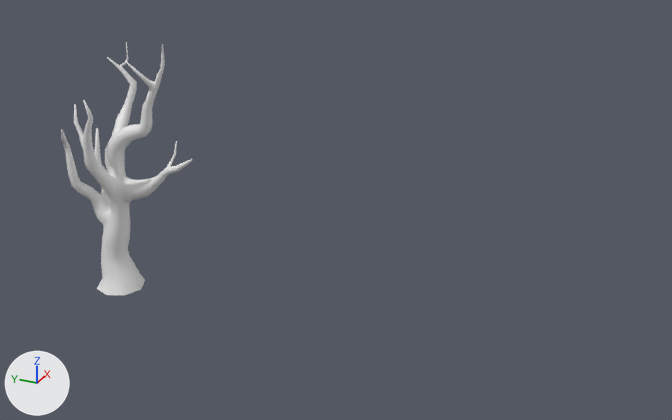
A saved change to the Blender file Data/Blender/Shaina/trees.blend.
Both versions are drawn from a 50 mm lens placed at (-115.3, -93.1, 79.6), pointed at (-0.1, -41.3, 22.1). Arrows for +X, +Y and +Z are at lower left; the lights stay in place. Materials are left out; every surface is plain grey.

The first picture shows 'Tree_03'.
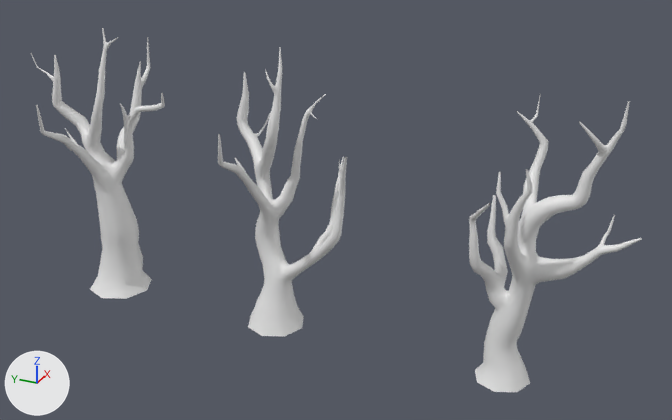
Where the change shows, as pixel boxes (x1, y1, x2, y2) in the pictures (672 x 420 px; the box of a moved part takes in the faces that stretch with it):
'Tree_03', reshaped, moved (31% wider, 18% taller)
    before: (61, 42, 193, 295)
    after: (469, 94, 642, 392)
'Tree_02', shown
    after: (218, 47, 347, 336)
'Tree_01', shown
    after: (31, 28, 165, 299)
part 1 of me_cylinder_006, moved or reshaped
    before: (61, 61, 193, 244)
    after: (490, 121, 609, 333)

What the commit changed:
me_cylinder_006 is used by ob_tree_03; location (0.0, 0.0, 0.0); scale (0.837, 0.837, 0.837).
me_cylinder_006 had 936 vertices, 928 faces and spanned x -9.6..9.8, y -19.8..6.7, z 0.0..52.7.
me_cylinder_006 now has 967 vertices, 932 faces and spans x -9.6..9.8, y -19.8..6.7, z 0.0..52.7.
me_cylinder_006 part 1: 53 vertices moved from x -2.9..1.8, y -12.8..2.4, z 12.8..47.7 to x -3.4..1.8, y -12.7..2.3, z 12.8..48.7; 24 vertices removed from x -9.5..3.7, y -19.7..4.7, z 17.1..49.6; 57 vertices added at x -5.7..1.8, y -12.3..2.3, z 17.1..47.2.
Object 'Tree_01' (ob_tree_01) is now shown.
Object 'Tree_02' (ob_tree_02) is now shown.
Object 'Tree_02' (ob_tree_02) moves from (0.0, 0.0, 0.0) to (0.0, -30.5, 0.0).
Object 'Tree_03' (ob_tree_03) moves from (0.0, 0.0, 0.0) to (0.0, -68.2, 0.0).
